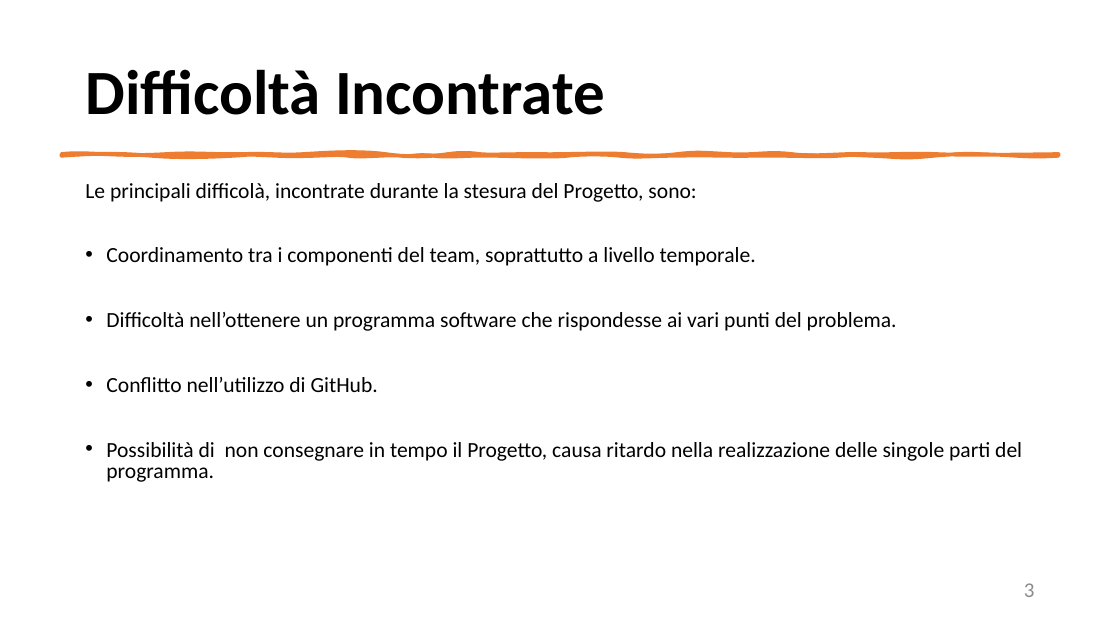
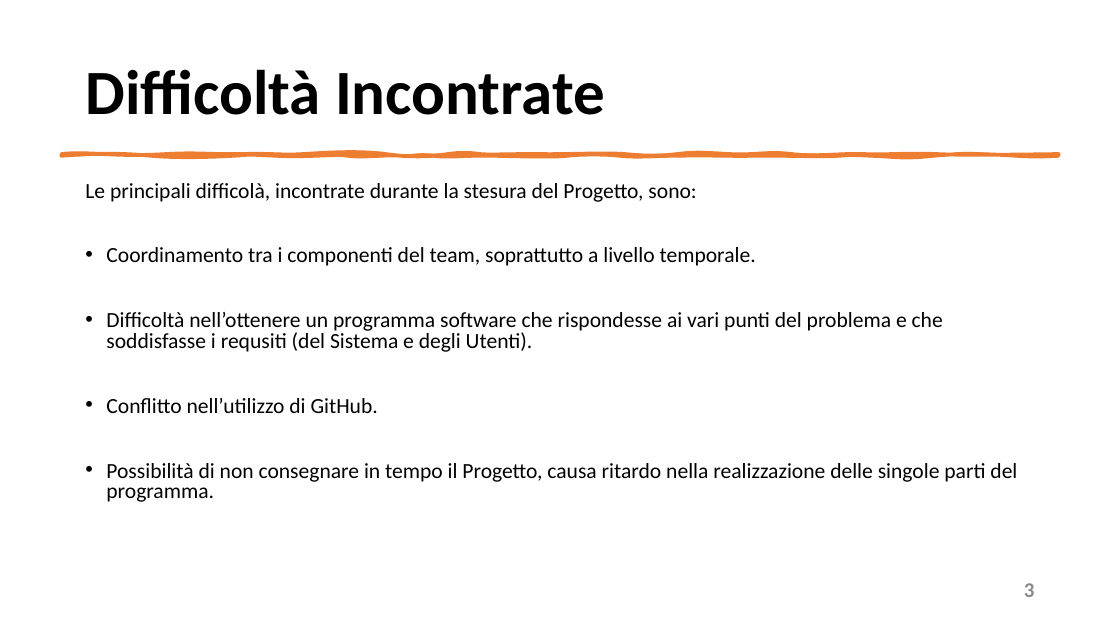
Before and after one commit to mangilimatteo/Progetto_Ingegneria_Software_Cattaneo_Mangili_Saini, a slide deck: slide 3 of Presentazione/Presentazione_Progetto.pptx. Drawn at 1120x630 pixels with LibreOffice and Linux fonts; fonts in the diff are those of the drawing. Boxes give left, top, right and bottom in pixels: in the first picture for what was removed or moved away, otherwise in the second. Text is boxed around its words. In the diff, an @@ line names an element or a change of style, - is before the commit and + after.

```diff
--- a/Presentazione/Presentazione_Progetto.pptx
+++ b/Presentazione/Presentazione_Progetto.pptx
@@ text at <box>106,312,943,352</box>: text changed @@
-• Difficoltà nell’ottenere un programma software che rispondesse ai vari punti del problema.
+• Difficoltà nell’ottenere un programma software che rispondesse ai vari punti del problema e che soddisfasse i requsiti (del Sistema e degli Utenti).
```
Also in this commit, not shown: 7 other slides changed.
